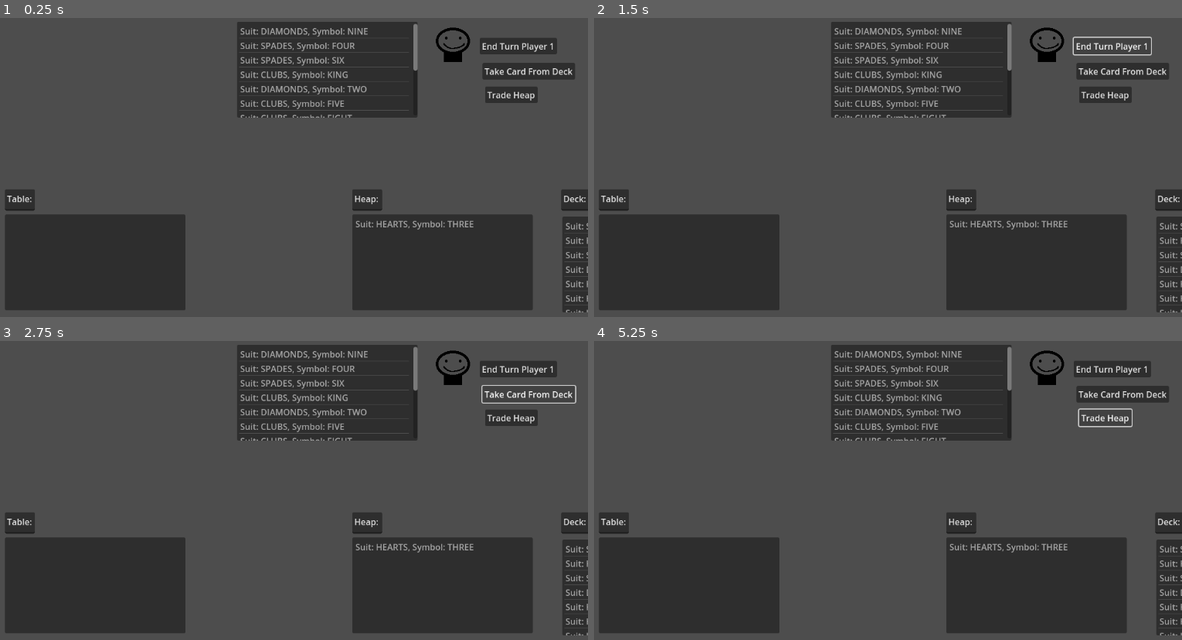
Above: before the commit, frames 1-4 (two rows, left to right).
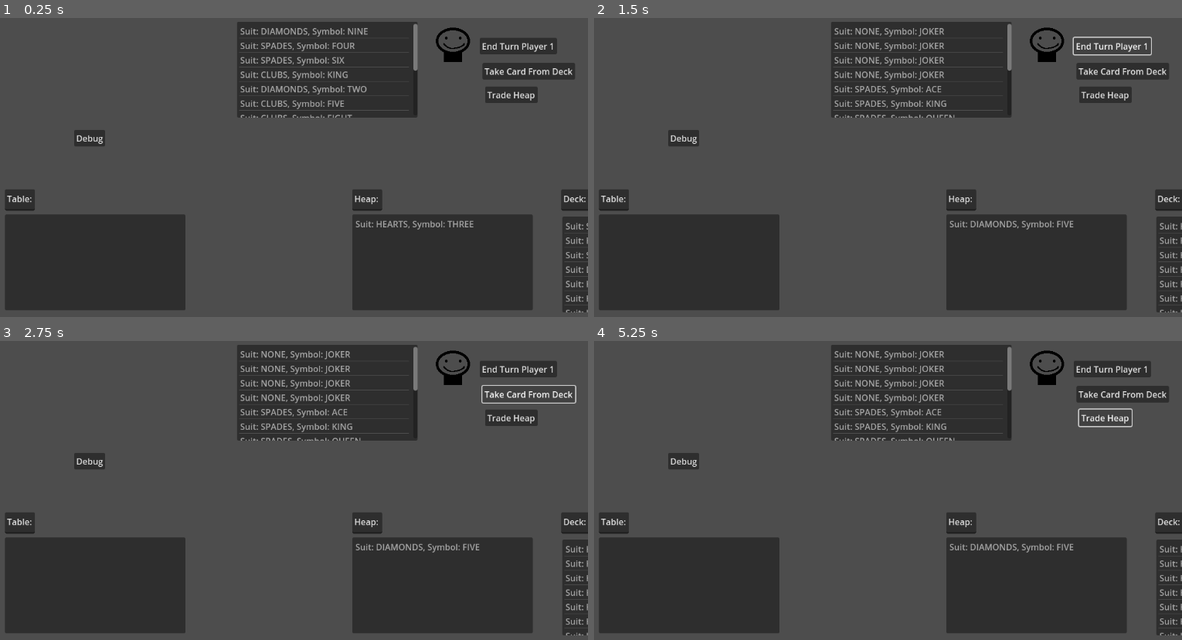
Above: after the commit, the same moments.

Repository: Brentem/JokerRummy
Game: Godot game, scene res://scenes/main.tscn
Same seed, same stepped clock (60 frames per second), same inputs: the game is played once before the commit and once after it.
Inputs (mouse positions are in pixels of both pictures, inside the frame that each line leads up to):
- Up to frame 1 (0.25 s): no input
- Up to frame 2 (1.5 s): click (682, 137) at 0.5 s, where only the run after the commit has a clickable "Debug"; click "End Turn Player 1" at 1.25 s
- Up to frame 3 (2.75 s): click "Take Card From Deck" at 2 s
- Up to frame 4 (5.25 s): click "Trade Heap" at 2.75 s; click "End Turn Player 1" at 3.5 s; click "Take Card From Deck" at 4.25 s; click "Trade Heap" at 5 s

The runs differ from the first frame. In frame 1, 0.3% of the frame differs, in the area x 12-18%, y 37-43%; in frame 2, 1.9%, in the area x 12-100%, y 3-86%; in frame 3, 1.9%; in frame 4, 1.9%.

Commit message:
Added win condition.

Diff:
--- a/project/project.godot
+++ b/project/project.godot
@@ -10,7 +10,7 @@
 
 [application]
 
-config/name="Jokeren"
+config/name="JokerRummy"
 run/main_scene="res://scenes/main.tscn"
 config/features=PackedStringArray("4.3", "Forward Plus")
 config/icon="res://icon.svg"
--- a/project/scenes/main.tscn
+++ b/project/scenes/main.tscn
@@ -111,6 +111,13 @@
 offset_bottom = 871.0
 text = "Trade Heap"
 
+[node name="DebugButton" type="Button" parent="Buttons"]
+offset_left = 193.0
+offset_top = 209.0
+offset_right = 251.0
+offset_bottom = 240.0
+text = "Debug"
+
 [node name="ItemLists" type="Node" parent="."]
 
 [node name="DeckList" type="ItemList" parent="ItemLists"]
@@ -161,3 +168,4 @@
 [connection signal="pressed" from="Buttons/TableButton2" to="." method="_on_action_button_pressed" binds= ["TableButton", 1]]
 [connection signal="pressed" from="Buttons/TradeHeapButton1" to="." method="_on_action_button_pressed" binds= ["TradeHeapButton", 0]]
 [connection signal="pressed" from="Buttons/TradeHeapButton2" to="." method="_on_action_button_pressed" binds= ["TradeHeapButton", 1]]
+[connection signal="pressed" from="Buttons/DebugButton" to="." method="_on_debug_button_pressed"]
--- a/project/scripts/card_logic.gd
+++ b/project/scripts/card_logic.gd
@@ -7,8 +7,9 @@
 
 const QuartetSize : int = 4
 const QuartetMinimumSize : int = 3
+const SeriesMinimumSize : int = 3
 
-static func foo(cards: Array[CardInfo]) -> bool:
+static func CardPlacementValid(cards: Array[CardInfo]) -> bool:
 	# TODO: 40 points already laid out or not?
 
 	return _isQuartet(cards) || _isSeries(cards)
@@ -44,6 +45,9 @@
 	return retVal
 
 static func _isSeries(cards: Array[CardInfo]) -> bool:
+	if cards.size() < SeriesMinimumSize:
+		return false
+
 	var sorted := _sortCards(cards)
 	if !sorted:
 		return false
--- a/project/scripts/deck.gd
+++ b/project/scripts/deck.gd
@@ -8,7 +8,17 @@
 var _deckElements : Array[CardInfo]= []
 var _elementTaken : bool = false;
 
-func _init():
+func _init(shuffle : bool):
+	fillDeckElements()
+
+	if shuffle:
+		_deckElements.shuffle()
+
+func GetCardFromDeck() -> CardInfo:
+	_elementTaken = true;
+	return _deckElements.pop_back()
+
+func fillDeckElements() -> void:
 	for i in 2:
 		for suitNumber in 4:
 			var suitEnum : Suit = suitNumber + 1
@@ -23,9 +33,3 @@
 		var joker : CardInfo = CardInfo.new()
 		joker._symbol = Symbol.JOKER
 		_deckElements.append(joker)
-
-	_deckElements.shuffle()
-
-func GetCardFromDeck() -> CardInfo:
-	_elementTaken = true;
-	return _deckElements.pop_back()
--- a/project/scripts/gui_controller.gd
+++ b/project/scripts/gui_controller.gd
@@ -9,3 +9,6 @@
 
 func SetTurnText(turnText: TextEdit, id: int) -> void:
 	turnText.text = stringBase + playerStrings[id]
+
+func SetWinningText(text: TextEdit, id: int) -> void:
+	text.text = playerStrings[id] + " has won!"
--- a/project/scripts/main.gd
+++ b/project/scripts/main.gd
@@ -17,7 +17,7 @@
 	NoEvent,
 	PickDeckButtonEvent,
 	PickHeapButtonEvent, #TODO: Make use of this
-	TradeHeapButtonEvent, #TODO: Make use of this
+	TradeHeapButtonEvent,
 	LayTableButtonEvent,
 	LayHeapButtonEvent,
 	TurnButtonEvent
@@ -31,24 +31,25 @@
 
 # Called when the node enters the scene tree for the first time.
 func _ready():
-	var playerList : Array[ItemList]
-	playerList.append($ItemLists/PlayerOneList)
-	playerList.append($ItemLists/PlayerTwoList)
-
-	var deck : Deck = Deck.new()
-	uiLogic = UILogic.new(deck, playerList, $ItemLists/HeapList, $ItemLists/TableList, $ItemLists/DeckList)
-
-	var players : Array[Player]
-	players.append($Player1)
-	players.append($Player2)
-	playerStateMachine = PlayerStateMachine.new(players, uiLogic)
+	debugInit(false)
 
 # Called every frame. 'delta' is the elapsed time since the previous frame.
 func _process(delta):
-	var event : Event = Event.NoEvent if eventQueue.is_empty() else eventQueue.pop_front()
-	playerStateMachine.Run(event)
+	var gameOver : bool = false
+	var winnerId : int = 0
 
-	guiController.SetTurnText($Text/TurnText, playerStateMachine.GetCurrentPlayerId())
+	for i in playerStateMachine._players.size():
+		if playerStateMachine._players[i].hasWon:
+			gameOver = true
+			winnerId = i
+
+	if !gameOver:
+		var event : Event = Event.NoEvent if eventQueue.is_empty() else eventQueue.pop_front()
+		playerStateMachine.Run(event)
+
+		guiController.SetTurnText($Text/TurnText, playerStateMachine.GetCurrentPlayerId())
+	else:
+		guiController.SetWinningText($Text/TurnText, winnerId)
 
 	uiLogic.Load()
 
@@ -70,3 +71,21 @@
 		eventQueue.append(Event.LayTableButtonEvent)
 	elif button_type == TradeHeapButton:
 		eventQueue.append(Event.TradeHeapButtonEvent)
+
+
+func _on_debug_button_pressed() -> void:
+	uiLogic.Reset()
+	debugInit(true)
+
+func debugInit(debug: bool) -> void:
+	var playerList : Array[ItemList]
+	playerList.append($ItemLists/PlayerOneList)
+	playerList.append($ItemLists/PlayerTwoList)
+
+	var deck : Deck = Deck.new(!debug)
+	uiLogic = UILogic.new(deck, playerList, $ItemLists/HeapList, $ItemLists/TableList, $ItemLists/DeckList, debug)
+
+	var players : Array[Player]
+	players.append($Player1)
+	players.append($Player2)
+	playerStateMachine = PlayerStateMachine.new(players, uiLogic)
--- a/project/scripts/player.gd
+++ b/project/scripts/player.gd
@@ -17,10 +17,4 @@
 }
 
 var state : State = State.Idle
-
-# NOTE: This functions is not used currently.
-func AddCard(cardInfo: CardInfo, position: Vector2) -> void:
-	var card = card_scene.instantiate()
-	card.SetCardType(cardInfo)
-	card.position = position
-	add_child(card)
+var hasWon : bool = false
--- a/project/scripts/player_state_machine.gd
+++ b/project/scripts/player_state_machine.gd
@@ -45,6 +45,7 @@
 	if event == Event.LayTableButtonEvent:
 		_uiLogic.LayCardsOnTable(_playerId)
 	elif event == Event.LayHeapButtonEvent:
+		player.hasWon = (_uiLogic._playerCards[_playerId].size() == 1)
 		player.state = State.TurnIsOver
 		_uiLogic.PutCardOnHeap(_playerId)
 
--- a/project/scripts/ui_logic.gd
+++ b/project/scripts/ui_logic.gd
@@ -19,7 +19,8 @@
 var _load : bool = true;
 
 func _init(deck: Deck, playerList : Array[ItemList],
- heapList: ItemList, tableList: ItemList, deckList: ItemList):
+ heapList: ItemList, tableList: ItemList,
+ deckList: ItemList, debug: bool):
 	_deck = deck
 	_playerList = playerList
 	_heapList = heapList
@@ -30,9 +31,16 @@
 	_playerCards.append(test.duplicate(true))
 	_playerCards.append(test.duplicate(true))
 
-	for i in 13:
-		_playerCards[0].append(_deck.GetCardFromDeck())
-		_playerCards[1].append(_deck.GetCardFromDeck())
+	if debug:
+		for i in 13:
+			_playerCards[0].append(_deck.GetCardFromDeck())
+
+		for i in 13:
+			_playerCards[1].append(_deck.GetCardFromDeck())
+	else:
+		for i in 13:
+			_playerCards[0].append(_deck.GetCardFromDeck())
+			_playerCards[1].append(_deck.GetCardFromDeck())
 
 	_heapCards.append(_deck.GetCardFromDeck())
 
@@ -77,8 +85,7 @@
 	for cardId in cardIds:
 		cards.append(createCardInfoCopy(_playerCards[playerId][cardId]))
 
-	# TODO: Check if cards are allowed to be placed on the table
-	var layCardsOnTable = CardLogic.foo(cards)
+	var layCardsOnTable = CardLogic.CardPlacementValid(cards)
 
 	if !layCardsOnTable:
 		return
@@ -102,6 +109,14 @@
 	_heapCards.append(selectedCard)
 	_playerCards[playerId].append(heapCard)
 	_load = true
+
+func Reset() -> void:
+	_heapList.clear()
+	_tableList.clear()
+	_deckList.clear()
+
+	for playerList in _playerList:
+		playerList.clear()
 
 # Private functions:
 func playerCardSelected(playerId: int) -> int:
